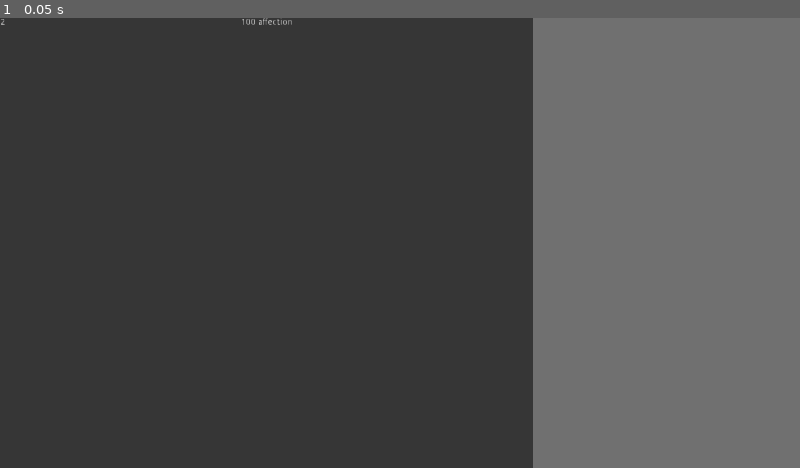
Above: before the commit, frame 1.
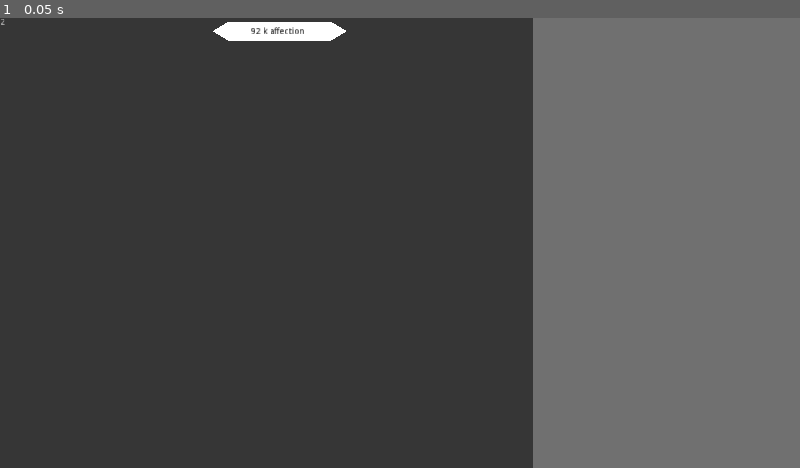
Above: after the commit, the same moment.

Repository: UltraMKF12/Waifu-Clicker
Game: Godot game, scene res://Game.tscn
Two runs of this game, one before a commit and one after it. Both use one fixed random seed, a clock stepped at 60 frames per second and the inputs below.
Inputs:
- Up to frame 1 (0.05 s): no input

The runs differ from the first frame. In frame 1, 0.6% of the frame differs, in the area x 26-44%, y 0-6%.

Commit message:
Számláló vázlat, dinamikus érték kijelzés

Diff:
--- a/Game.gd
+++ b/Game.gd
@@ -1,7 +1,7 @@
 extends Node
 
 
-var money: int = 100
+var money: int = 92000
 var keys: int = 2
 
 onready var moneytext = $Screen/HBoxContainer/CharacterPart/Moneytext
--- a/Game.tscn
+++ b/Game.tscn
@@ -19,7 +19,7 @@
 custom_constants/separation = 0
 
 [node name="CharacterPart" type="Control" parent="Screen/HBoxContainer"]
-margin_right = 853.0
+margin_right = 860.0
 margin_bottom = 720.0
 size_flags_horizontal = 3
 size_flags_stretch_ratio = 2.0
@@ -29,21 +29,26 @@
 anchor_bottom = 1.0
 color = Color( 0.215686, 0.215686, 0.215686, 1 )
 
+[node name="Keytext" type="Label" parent="Screen/HBoxContainer/CharacterPart"]
+margin_right = 97.0
+margin_bottom = 14.0
+text = "Key Counter"
+
+[node name="MoneyTextBorder" type="Polygon2D" parent="Screen/HBoxContainer/CharacterPart"]
+position = Vector2( 298, -204 )
+offset = Vector2( 2, 0 )
+polygon = PoolVector2Array( 40, 225, 65, 210, 230, 210, 255, 225, 230, 240, 65, 240 )
+
 [node name="Moneytext" type="Label" parent="Screen/HBoxContainer/CharacterPart"]
-anchor_left = 0.5
-anchor_right = 0.5
-margin_left = -44.0
-margin_right = 44.0
-margin_bottom = 14.0
+margin_left = 396.0
+margin_top = 15.0
+margin_right = 493.0
+margin_bottom = 29.0
+custom_colors/font_color = Color( 0, 0, 0, 1 )
 text = "Money Counter"
 align = 1
 valign = 1
 script = ExtResource( 2 )
-
-[node name="Keytext" type="Label" parent="Screen/HBoxContainer/CharacterPart"]
-margin_right = 97.0
-margin_bottom = 14.0
-text = "Key Counter"
 
 [node name="ShopPart" type="Control" parent="Screen/HBoxContainer"]
 margin_left = 853.0
--- a/Moneytext.gd
+++ b/Moneytext.gd
@@ -16,9 +16,9 @@
 	var tmp=int(self.text)
 	var glonch=-1
 	for e in exponent:
-		if pow(10,e)<tmp:
+		if pow(10,e)<=tmp:
 			glonch=exponent.find(e)
 	if glonch==-1:
 		self.text= str(tmp)+" "+mert_egys
 	else:
-		self.text=str(tmp) + " " +vegek[glonch]+" " +mert_egys
+		self.text=str(stepify(tmp/pow(10,exponent[glonch]),0.01)) + " " +vegek[glonch]+" " +mert_egys
